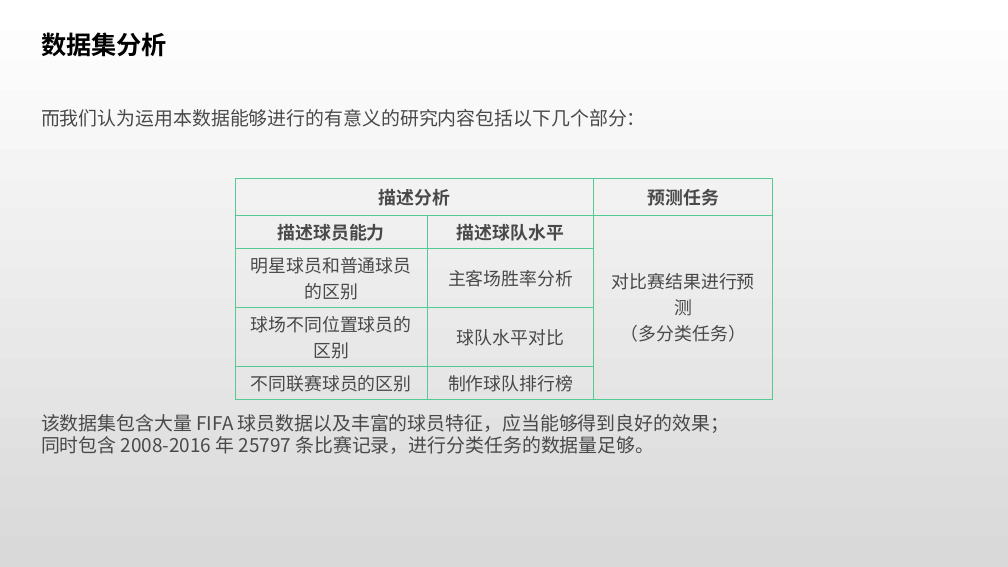
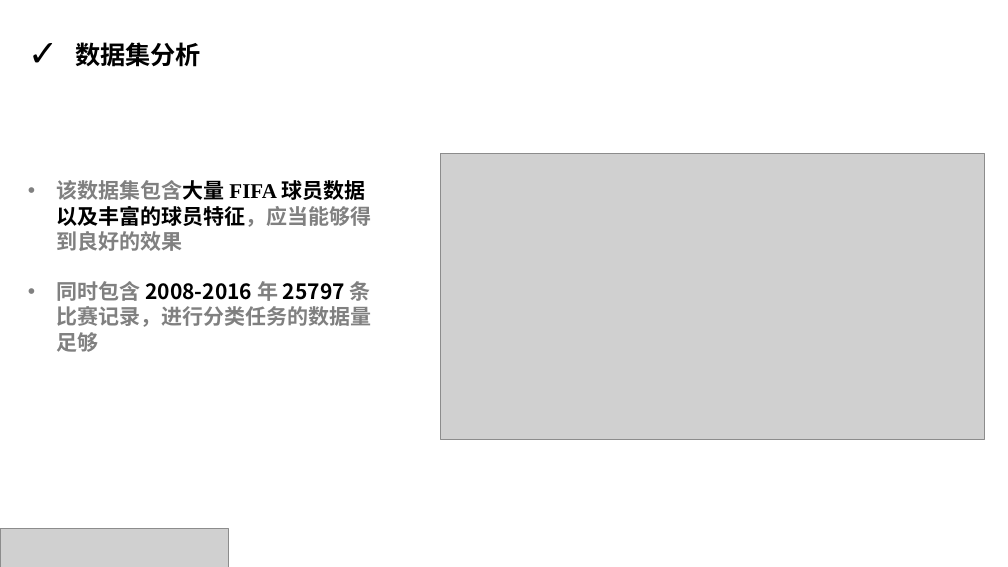
Before and after one commit to rucnyz/soccer, a slide deck: slide 4 of notebooks/欧洲足球展示.pptx. Drawn at 1008x567 pixels with LibreOffice and Linux fonts; fonts in the diff are those of the drawing; grey boxes stand for pictures. Boxes give left, top, right and bottom in pixels: in the first picture for what was removed or moved away, otherwise in the second. Text is boxed around its words. In the diff, an @@ line names an element or a change of style, - is before the commit and + after.

```diff
--- a/notebooks/欧洲足球展示.pptx
+++ b/notebooks/欧洲足球展示.pptx
@@ background gradient #FFFFFF to #D9D9D9 to #FFFFFF @@
@@ text "数据集分析": place and size @@
-text "数据集分析" at <box>41,32,167,57</box>
+text "数据集分析" at <box>75,42,201,67</box>
@@ text "数据集分析" at <box>75,42,201,67</box>: font Arial to Noto Sans CJK SC; bullet none to ✓; more space between paragraphs @@
@@ text removed at <box>41,109,646,127</box> @@
-而我们认为运用本数据能够进行的有意义的研究内容包括以下几个部分：
@@ table removed at <box>235,178,773,396</box>, 5 rows, 3 columns @@
-描述分析 |  | 预测任务
-描述球员能力 | 描述球队水平 | 对比赛结果进行预测 / （多分类任务）
-明星球员和普通球员的区别 | 主客场胜率分析 | 
-球场不同位置球员的区别 | 球队水平对比 | 
-不同联赛球员的区别 | 制作球队排行榜 | 
@@ picture added at <box>441,154,985,439</box> @@
@@ text at <box>56,180,372,352</box>: text changed; size 18 to 20 pt; text colour #494949 to #808080; bold on @@
-该数据集包含大量 FIFA 球员数据以及丰富的球员特征，应当能够得到良好的效果；
-同时包含 2008-2016 年 25797 条比赛记录，进行分类任务的数据量足够。
+• 该数据集包含大量 FIFA 球员数据以及丰富的球员特征，应当能够得到良好的效果
+• 同时包含 2008-2016 年 25797 条比赛记录，进行分类任务的数据量足够
@@ picture added at <box>0,529,228,567</box> @@
```
Also in this commit, not shown: 15 other slides changed, 12 slides added, 11 slides removed, 3 other files.
